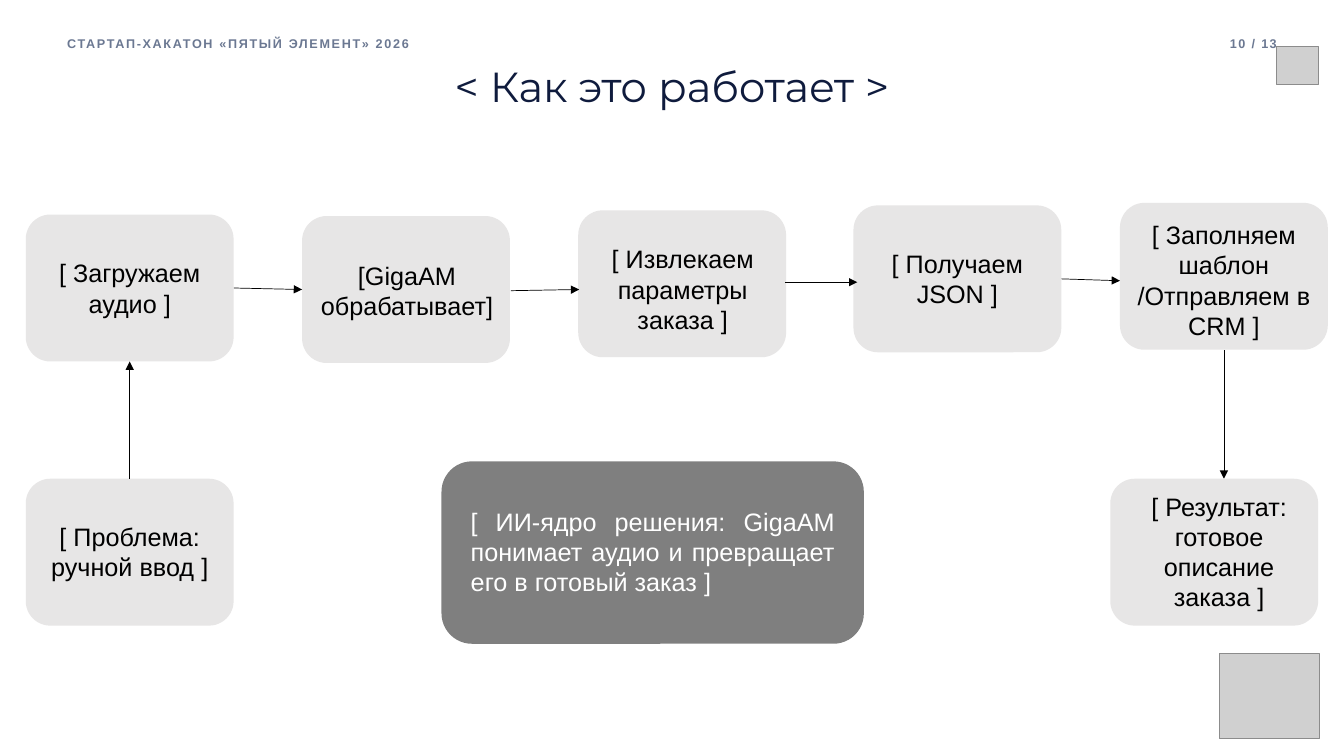
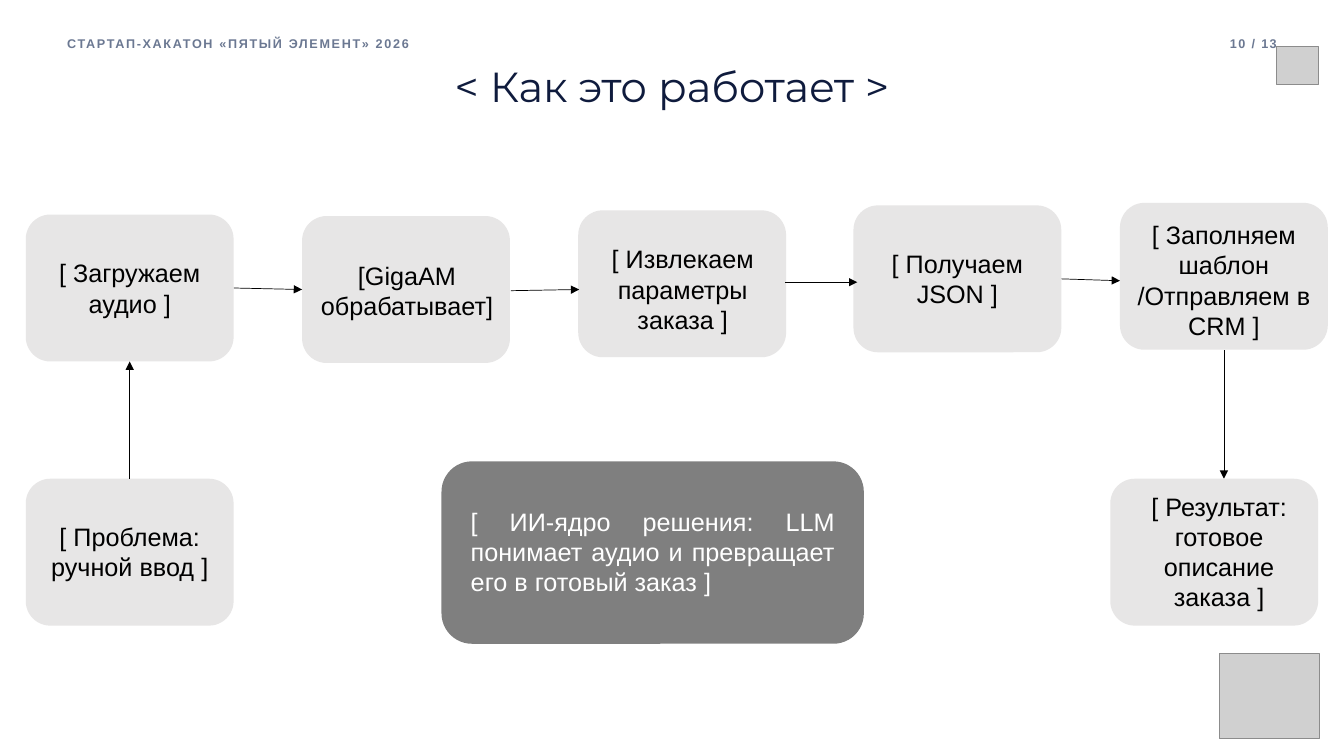
Before and after one commit to D4rkButterfly/XAXAXAXXAton, a slide deck: slide 10 of Хахатон.pptx. Drawn at 1344x756 pixels with LibreOffice and Linux fonts; fonts in the diff are those of the drawing; grey boxes stand for pictures. Boxes give left, top, right and bottom in pixels: in the first picture for what was removed or moved away, otherwise in the second. Text is boxed around its words. In the diff, an @@ line names an element or a change of style, - is before the commit and + after.

```diff
--- a/Хахатон.pptx
+++ b/Хахатон.pptx
@@ text at [471, 513, 835, 591]: text changed @@
-[ ИИ-ядро решения: GigaAM понимает аудио и превращает его в готовый заказ ]
+[ ИИ-ядро решения: LLM понимает аудио и превращает его в готовый заказ ]
```
Also in this commit, not shown: 1 other slide changed.
